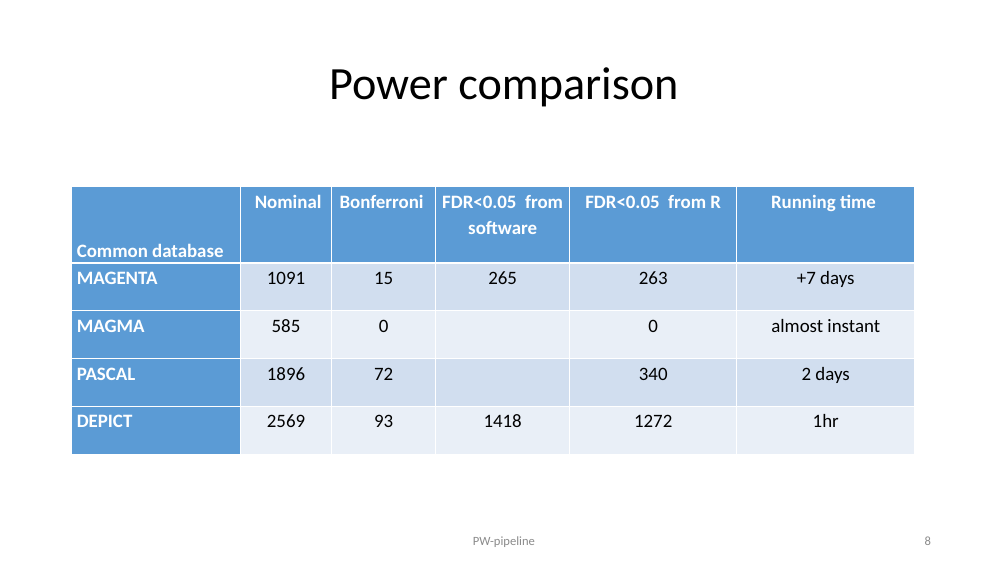
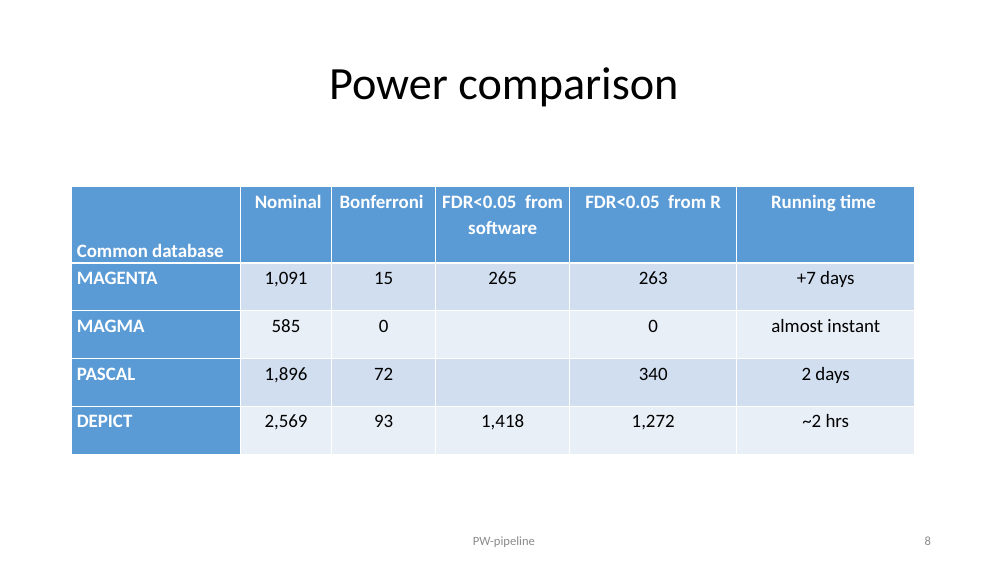
Before and after one commit to jinghuazhao/PW-pipeline, a slide deck: slide 8 of README.pptx. Drawn at 1008x567 pixels with LibreOffice and Linux fonts; fonts in the diff are those of the drawing. Boxes give left, top, right and bottom in pixels: in the first picture for what was removed or moved away, otherwise in the second. Text is boxed around its words. In the diff, an @@ line names an element or a change of style, - is before the commit and + after.

```diff
--- a/README.pptx
+++ b/README.pptx
@@ table at (71, 187, 915, 454) @@
-row 2, column 2: 1091
+row 2, column 2: 1,091
-row 4, column 2: 1896
+row 4, column 2: 1,896
-row 5: DEPICT | 2569 | 93 | 1418 | 1272 | 1hr
+row 5: DEPICT | 2,569 | 93 | 1,418 | 1,272 | ~2 hrs
```
Also in this commit, not shown: 4 other slides changed.
